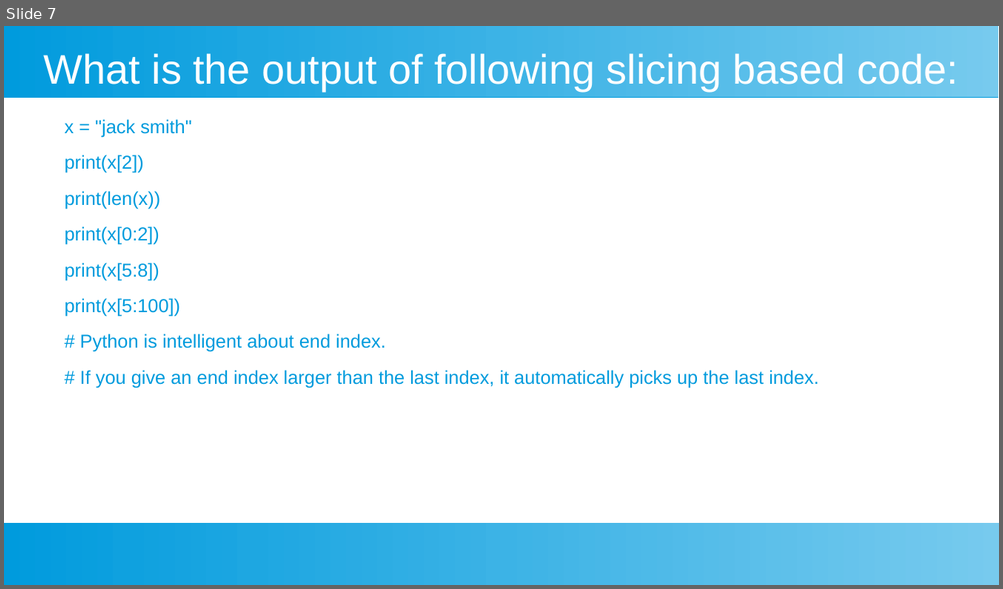
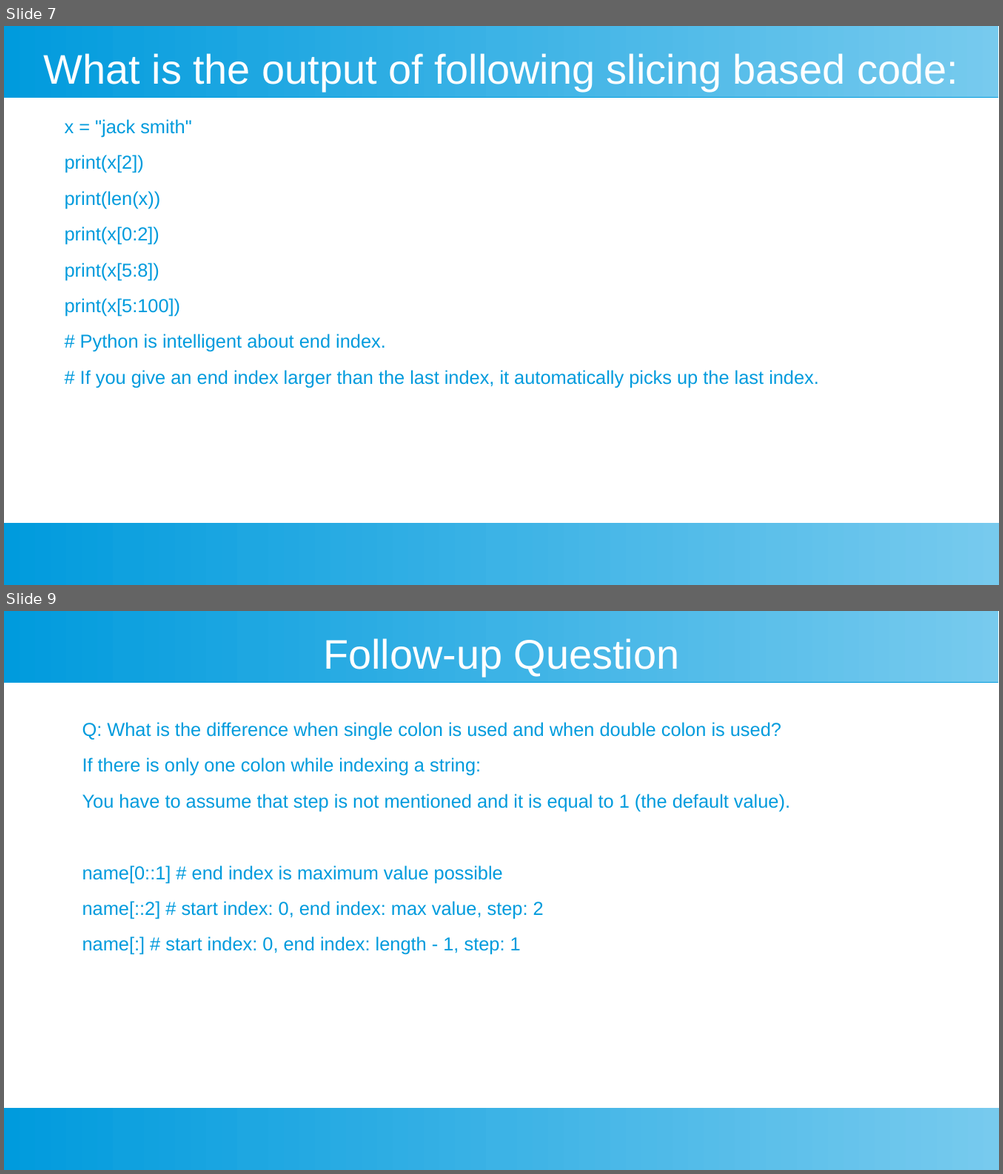
Before and after one commit to ashishjain1547/public_lessons_in_python, a slide deck: Ch 4 - Strings/Strings.odp. Shown one above the other, each under a label of ours: slide 7 before the commit, slides 7 and 9 after it; the slides between them are not shown. The pictures are 1003x589 and 1003x1174 pixels, drawn with LibreOffice and Linux fonts; fonts in the diff are those of the drawing. Boxes give left, top, right and bottom in pixels: in the first picture for what was removed or moved away, otherwise in the second. Text is boxed around its words. In the diff, an @@ line names an element or a change of style, - is before the commit and + after.

```diff
--- a/Ch 4 - Strings/Strings.odp
+++ b/Ch 4 - Strings/Strings.odp
@@ slide 9 added at (4,611,999,1170), background #FFFFFF; not listed: 2 template elements that a slide beside it also shows @@
@@ title added at (323,638,679,676), 33 pt, text #FFFFFF @@
+Follow-up Question
@@ text added at (82,722,790,955), 15 pt, text #009BDD @@
+Q: What is the difference when single colon is used and when double colon is used?
+If there is only one colon while indexing a string:
+You have to assume that step is not mentioned and it is equal to 1 (the default value).
+name[0::1] # end index is maximum value possible
+name[::2] # start index: 0, end index: max value, step: 2
+name[:] # start index: 0, end index: length - 1, step: 1
```
Also in this commit, not shown: 2 other slides added, 6 other files.
